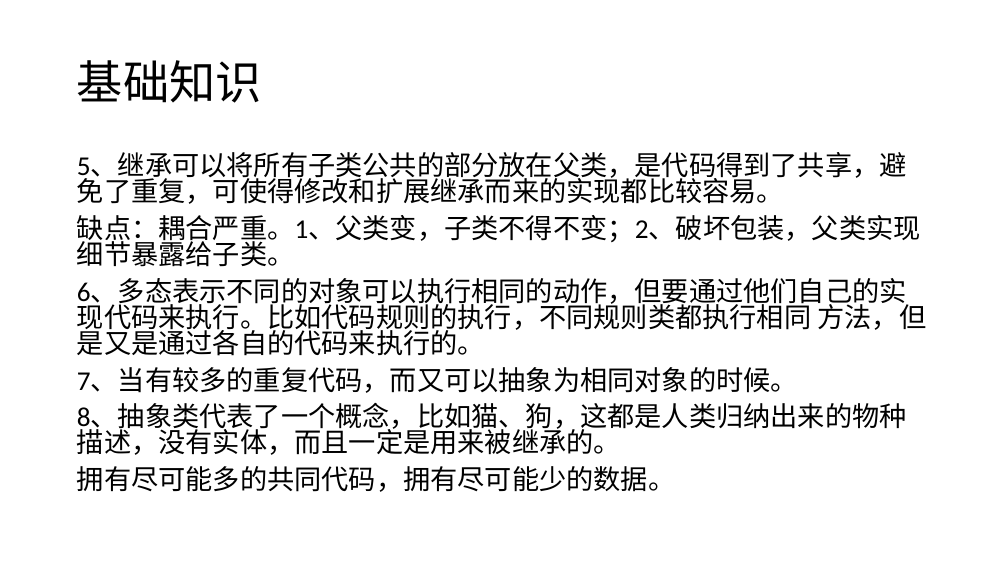
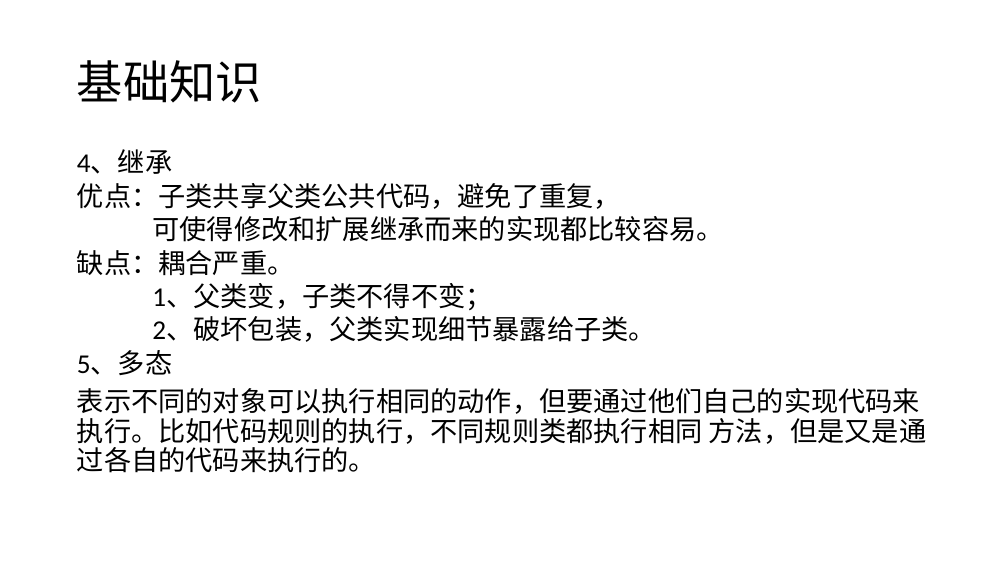
Before and after one commit to tdxhhw66/JavaCodeAcc, a slide deck: slide 6 of 设计模式1.pptx. Drawn at 1008x567 pixels with LibreOffice and Linux fonts; fonts in the diff are those of the drawing. Boxes give left, top, right and bottom in pixels: in the first picture for what was removed or moved away, otherwise in the second. Text is boxed around its words. In the diff, an @@ line names an element or a change of style, - is before the commit and + after.

Commit message:
修改ppt

```diff
--- a/设计模式1.pptx
+++ b/设计模式1.pptx
@@ text at [77, 150, 927, 473]: text changed @@
-5、继承可以将所有子类公共的部分放在父类，是代码得到了共享，避免了重复，可使得修改和扩展继承而来的实现都比较容易。
-缺点：耦合严重。1、父类变，子类不得不变；2、破坏包装，父类实现细节暴露给子类。
-6、多态表示不同的对象可以执行相同的动作，但要通过他们自己的实现代码来执行。比如代码规则的执行，不同规则类都执行相同 方法，但是又是通过各自的代码来执行的。
-7、当有较多的重复代码，而又可以抽象为相同对象的时候。
-8、抽象类代表了一个概念，比如猫、狗，这都是人类归纳出来的物种描述，没有实体，而且一定是用来被继承的。
-拥有尽可能多的共同代码，拥有尽可能少的数据。
+4、继承
+优点：子类共享父类公共代码，避免了重复，
+可使得修改和扩展继承而来的实现都比较容易。
+缺点：耦合严重。
+1、父类变，子类不得不变；
+2、破坏包装，父类实现细节暴露给子类。
+5、多态
+表示不同的对象可以执行相同的动作，但要通过他们自己的实现代码来执行。比如代码规则的执行，不同规则类都执行相同 方法，但是又是通过各自的代码来执行的。
```
Also in this commit, not shown: 1 other slide changed, 1 slide added.
